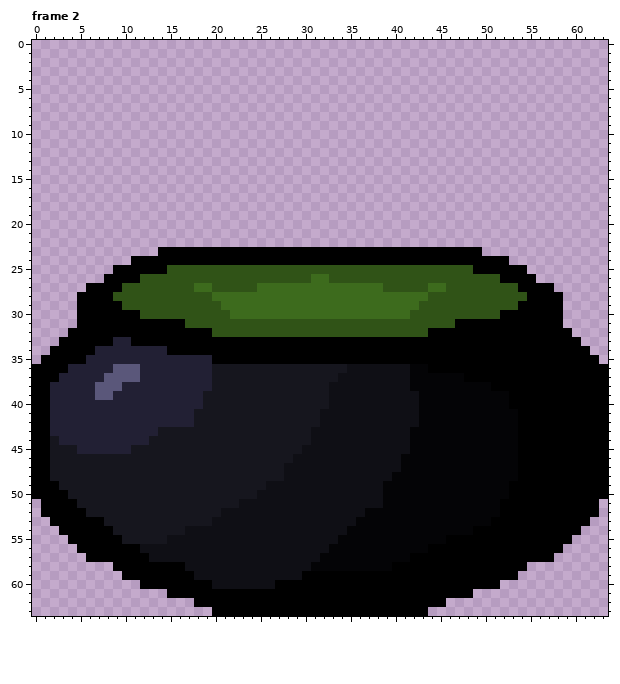
A pixel-art file gets an edit: PROJECT ART/CAULDRON INTRO.aseprite. The first picture shows the starting point.
64x64 pixels, 2 frames. Shown: frame 2. The commit also changed other frames, which this record leaves out.
New version:
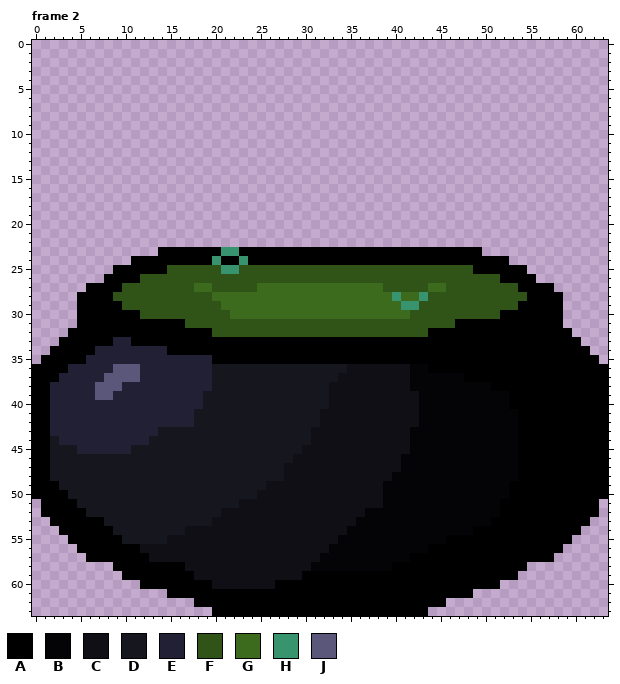
Palette (. is transparent): A #000000  B #040406  C #0f0f15  D #16161e  E #222034  F #305317  G #3d6b1d  H #37946e  J #5a577a
The edit:
--- frame 2, layers "Layer 3", "Layer 2"
@@ x 18..45 @@
 22 ............................
-23 AAAAAAAAAAAAAAAAAAAAAAAAAAAA
-24 AAAAAAAAAAAAAAAAAAAAAAAAAAAA
-25 FFFFFFFFFFFFFFFFFFFFFFFFFFFF
-26 FFFFFFFFFFFFFGGFFFFFFFFFFFFF
+23 AAAHHAAAAAAAAAAAAAAAAAAAAAAA
+24 AAHAAHAAAAAAAAAAAAAAAAAAAAAA
+25 FFFHHFFFFFFFFFFFFFFFFFFFFFFF
+26 FFFFFFFFFFFFFFFFFFFFFFFFFFFF
 27 GGFFFFFGGGGGGGGGGGGGGFFFFFGG
-28 FFGGGGGGGGGGGGGGGGGGGGGGGGFF
-29 FFFGGGGGGGGGGGGGGGGGGGGGGFFF
+28 FFGGGGGGGGGGGGGGGGGGGGHGGHFF
+29 FFFGGGGGGGGGGGGGGGGGGGGHHFFF
 30 FFFFGGGGGGGGGGGGGGGGGGGGFFFF
